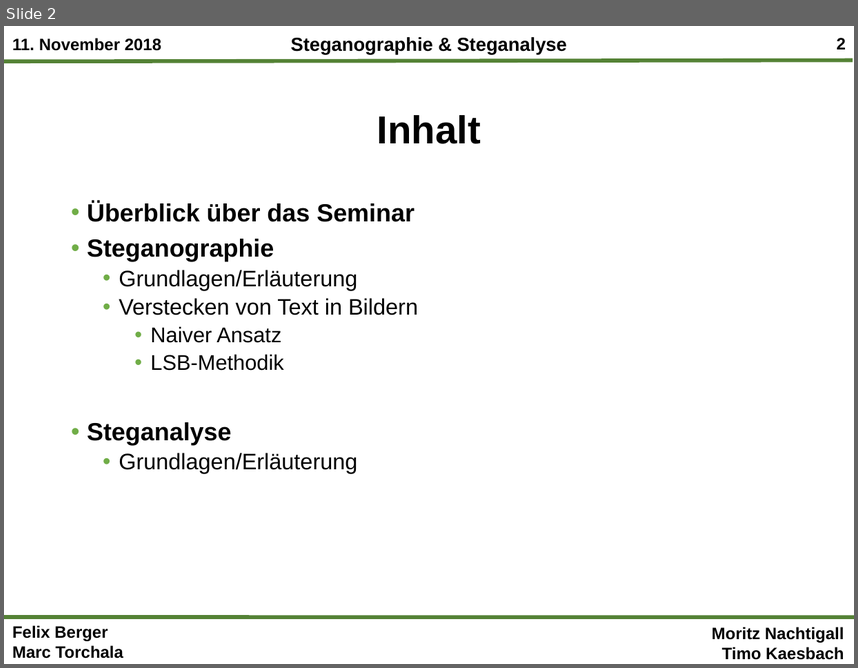
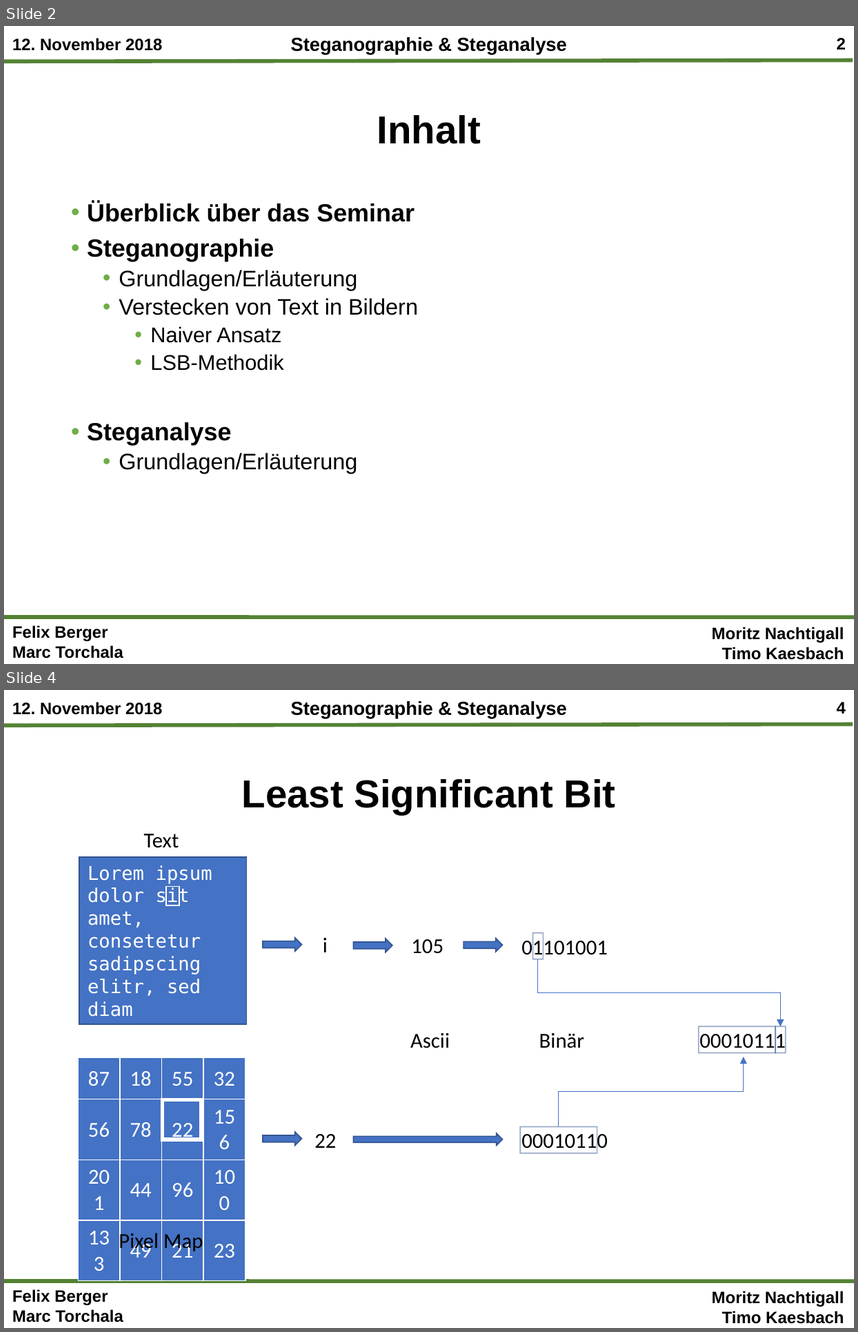
Before and after one commit to mtorchala/SteganographieSteganalyse, a slide deck: Präsentationen/folien_timo.pptx. Shown one above the other, each under a label of ours: slide 2 before the commit, slides 2 and 4 after it; the slides between them are not shown. The pictures are 858x668 and 858x1332 pixels, drawn with LibreOffice and Linux fonts; fonts in the diff are those of the drawing; background and template pictures are left out. Boxes give left, top, right and bottom in pixels: in the first picture for what was removed or moved away, otherwise in the second. Text is boxed around its words. In the diff, an @@ line names an element or a change of style, - is before the commit and + after.

```diff
--- a/Präsentationen/folien_timo.pptx
+++ b/Präsentationen/folien_timo.pptx
@@ slide 4 added at (4,690,854,1328), background #FFFFFF; not listed: 7 template elements that a slide beside it also shows @@
@@ title added at (242,779,615,815), 33 pt, text #000000, bold @@
+Least Significant Bit
@@ text added at (144,834,179,848), 18 pt, text #000000 @@
+Text
@@ rectangle added at (79,856,246,1024), fill #4472C4, outline #325491 1 pt, 16 pt, text #FFFFFF @@
+Lorem ipsum dolor sit amet, consetetur sadipscing elitr, sed diam
@@ rectangle added at (166,887,180,906), outline #FFFFFF 1 pt @@
@@ right arrow added at (263,938,301,951), fill #4472C4, outline #325491 1 pt @@
@@ text added at (323,938,328,952), 18 pt, text #000000 @@
+i
@@ text added at (522,936,608,960), 18 pt, text #000000 @@
+01101001
@@ rectangle added at (533,932,543,958), outline #325491 1 pt @@
@@ right arrow added at (353,938,392,952), fill #4472C4, outline #325491 1 pt @@
@@ text added at (411,939,444,954), 18 pt, text #000000 @@
+105
@@ right arrow added at (464,938,503,952), fill #4472C4, outline #325491 1 pt @@
@@ elbow arrow added from (538, 960) to (780, 1027), #4472C4 0.5 pt @@
@@ text added at (410,1033,450,1048), 18 pt, text #000000 @@
+Ascii
@@ text added at (539,1033,584,1048), 18 pt, text #000000 @@
+Binär
@@ rectangle added at (699,1027,776,1053), outline #325491 1 pt @@
@@ text added at (700,1029,786,1053), 18 pt, text #000000 @@
+00010111
@@ rectangle added at (775,1027,785,1053), outline #325491 1 pt @@
@@ table added at (78,1057,245,1260), 4 rows, 4 columns @@
+87 | 18 | 55 | 32
+56 | 78 | 22 | 156
+201 | 44 | 96 | 100
+133 | 49 | 21 | 23
@@ elbow arrow added from (559, 1126) to (744, 1056), #4472C4 0.5 pt @@
@@ rectangle added at (162,1100,201,1140), outline #FFFFFF 3 pt @@
@@ right arrow added at (263,1132,301,1145), fill #4472C4, outline #325491 1 pt @@
@@ text added at (314,1134,336,1147), 18 pt, text #000000 @@
+22
@@ right arrow added at (353,1133,502,1145), fill #4472C4, outline #325491 1 pt @@
@@ rectangle added at (520,1126,597,1152), outline #325491 1 pt @@
@@ text added at (522,1130,608,1153), 18 pt, text #000000 @@
+00010110
@@ text added at (119,1230,203,1254), 18 pt, text #000000 @@
+Pixel Map
@@ slide 2 changed as well @@
@@ text at (12,38,162,51): text changed @@
-11. November 2018
+12. November 2018
```
Also in this commit, not shown: 8 other slides changed, 11 other slides added, 1 slide removed, 21 other files.
